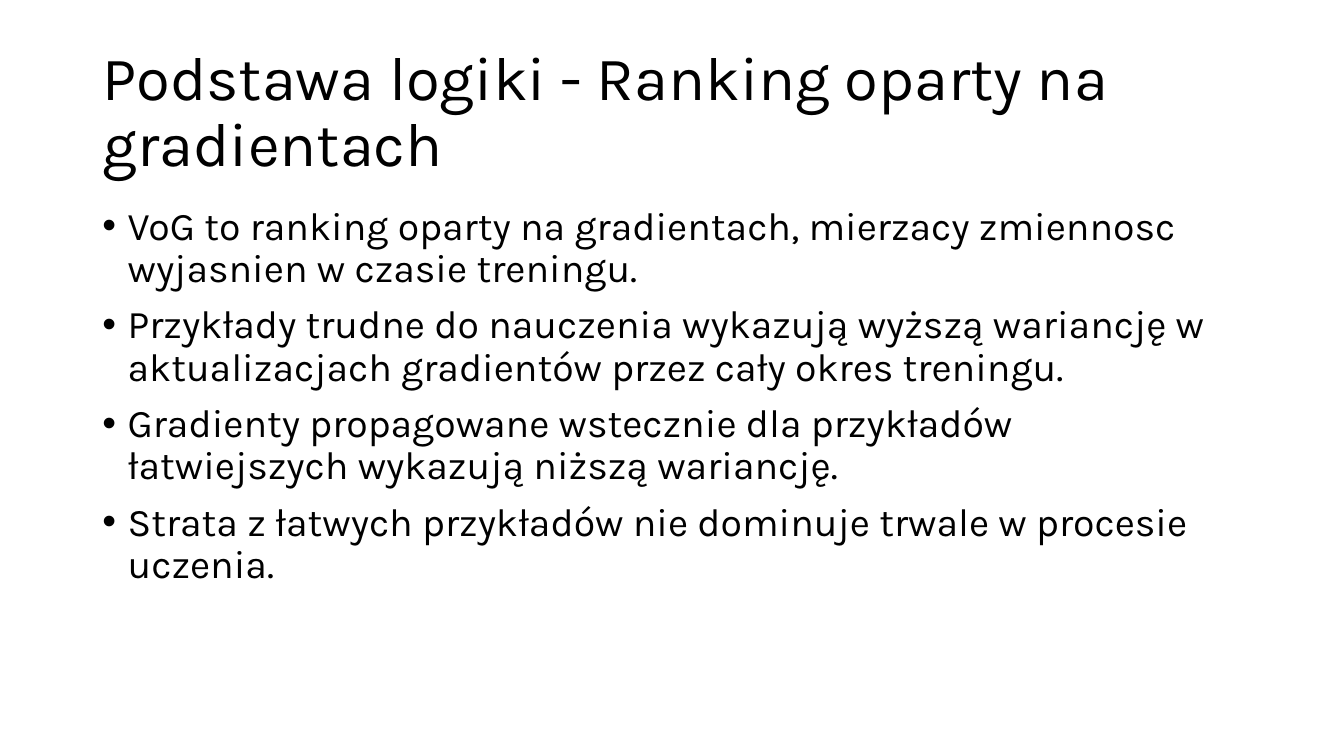
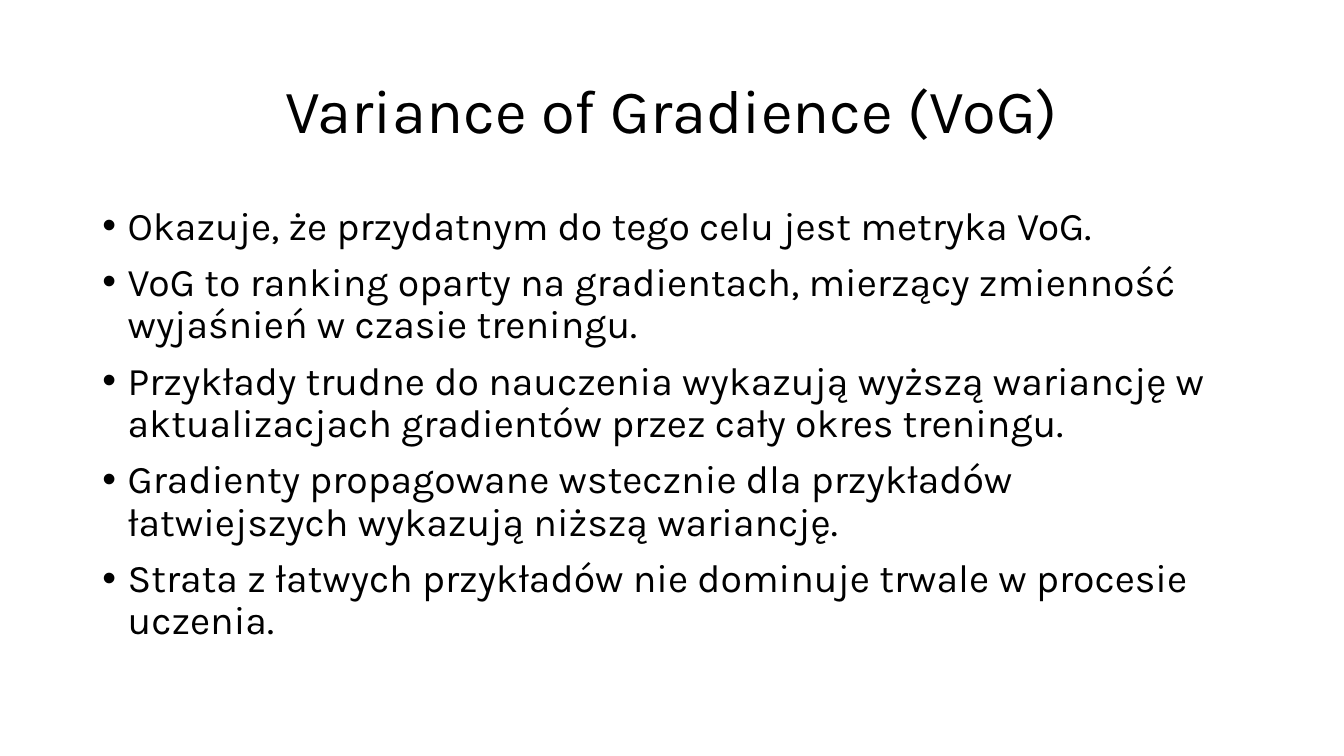
Before and after one commit to Fichey/Impact-of-Data-Ranking-on-Training-Dynamics, a slide deck: slide 3 of Analiza Teoretyczna Metryki VoG.pptx (slide 2 before the commit). Drawn at 1344x756 pixels with LibreOffice and Linux fonts; fonts in the diff are those of the drawing. Boxes give left, top, right and bottom in pixels: in the first picture for what was removed or moved away, otherwise in the second. Text is boxed around its words. In the diff, an @@ line names an element or a change of style, - is before the commit and + after.

Commit message:
Modified presentation

```diff
--- a/Analiza Teoretyczna Metryki VoG.pptx
+++ b/Analiza Teoretyczna Metryki VoG.pptx
@@ title at (285,88,1058,140): text changed @@
-Podstawa logiki - Ranking oparty na gradientach
+Variance of Gradience (VoG)
@@ text at (128,213,1175,348): text changed @@
-• VoG to ranking oparty na gradientach, mierzacy zmiennosc wyjasnien w czasie treningu.
+• Okazuje, że przydatnym do tego celu jest metryka VoG.
+• VoG to ranking oparty na gradientach, mierzący zmienność wyjaśnień w czasie treningu.
```
Also in this commit, not shown: 1 other slide changed, 6 slides added.
